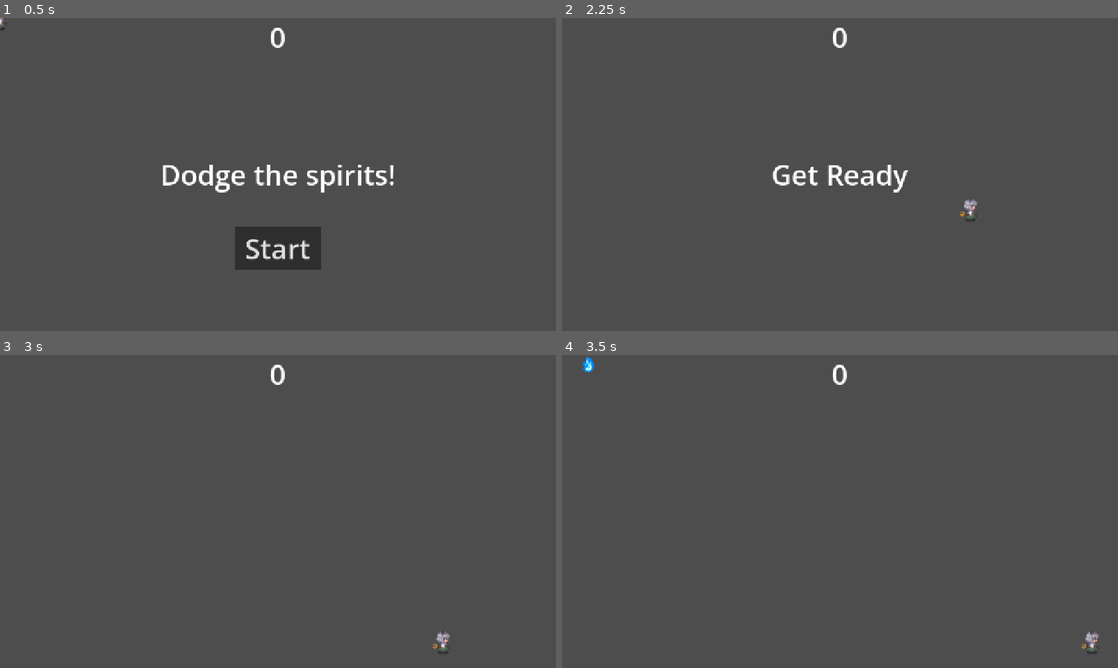
Above: before the commit, frames 1-4 (two rows, left to right).
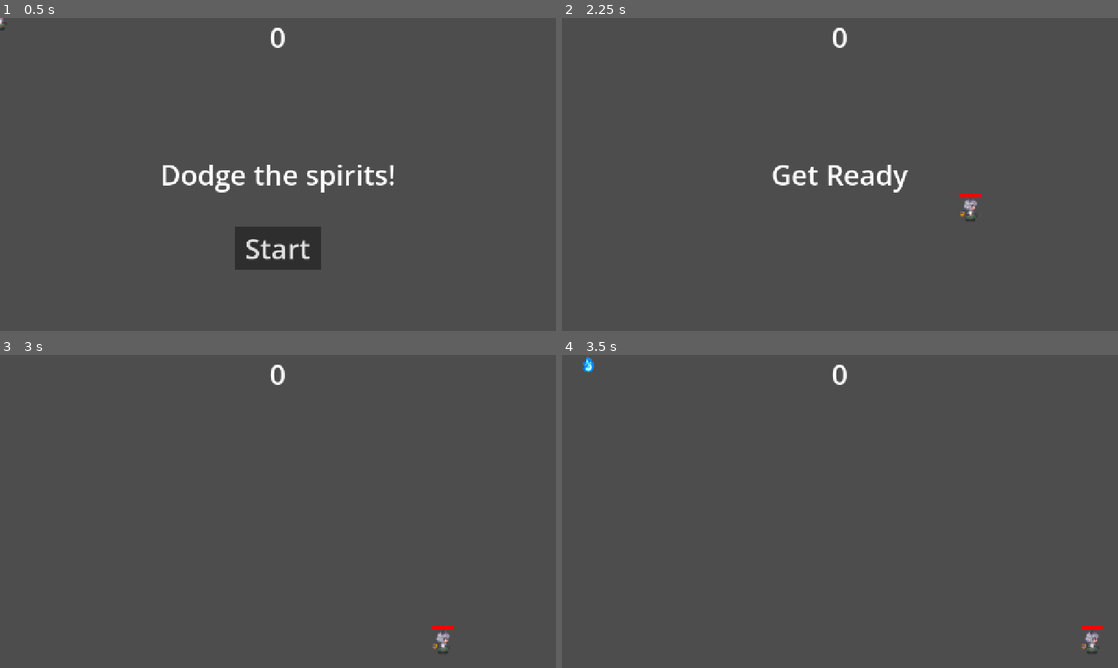
Above: after the commit, the same moments.

Repository: MyNameIsNotClyde/The-Last-Rat
Game: Godot game, scene res://main.tscn
The game is run twice, just before and just after one commit, with the same random seed, the same clock (stepped at 60 frames per second) and the same inputs.
Inputs:
- Up to frame 1 (0.5 s): no input
- Up to frame 2 (2.25 s): click "Start" at 0.5 s; tap Enter at 1.25 s; hold Right (move_right) 1.28-2.03 s; hold Down (move_down) from 2.03 s (still down)
- Up to frame 3 (3 s): release Down (move_down) at 2.78 s; hold Right (move_right) from 2.78 s (still down)
- Up to frame 4 (3.5 s): keep holding Right (move_right)

Frame 1 is identical in both runs. In frame 2, less than 0.1% of the frame differs, in the area x 71-76%, y 56-58%; in frame 3, less than 0.1%; in frame 4, less than 0.1%.

Commit message:
feat: added health bar

Diff:
--- a/player.gd
+++ b/player.gd
@@ -2,15 +2,15 @@
 
 signal hit
 @export var speed = 400
+var health
+@export var max_health = 100
 var screen_size
 var is_dead: bool
 
-# Called when the node enters the scene tree for the first time.
 func _ready() -> void:
 	screen_size = get_viewport_rect().size
 	#hide()
 
-# Called every frame. 'delta' is the elapsed time since the previous frame.
 func _process(delta: float) -> void:
 	if is_dead: return
 	var vel = Vector2.ZERO
@@ -27,22 +27,27 @@
 		vel = vel.normalized() * speed
 		position += vel * delta
 		position = position.clamp(Vector2.ZERO, screen_size)
-		$AnimatedSprite2D.play()
+		$Sprites.play()
 	else:
-		$AnimatedSprite2D.stop()
+		$Sprites.stop()
 	if vel.x < 0:
-		$AnimatedSprite2D.flip_h = true
+		$Sprites.flip_h = true
 	elif vel.x > 0:
-		$AnimatedSprite2D.flip_h = false
+		$Sprites.flip_h = false
 
-func _on_body_entered(body: Node2D) -> void:
+func _on_body_entered(_body: Node2D) -> void:
+	health -= 25
+	$HealthBar.value = health * 100 / max_health
+	if health > 0: return
 	is_dead = true
 	hide()
 	hit.emit()
-	$CollisionShape2D.set_deferred("disabled", true)
+	$Hitbox.set_deferred("disabled", true)
 
 func start(pos: Vector2):
 	position = pos
 	is_dead = false
+	health = 100
+	$HealthBar.value = 100
 	show()
-	$CollisionShape2D.disabled = false
+	$Hitbox.disabled = false
--- a/player.tscn
+++ b/player.tscn
@@ -28,16 +28,35 @@
 [sub_resource type="CapsuleShape2D" id="CapsuleShape2D_op7ga"]
 height = 40.0
 
+[sub_resource type="StyleBoxLine" id="StyleBoxLine_onrkg"]
+thickness = 6
+
+[sub_resource type="StyleBoxLine" id="StyleBoxLine_i3pqv"]
+color = Color(1, 0, 0, 1)
+thickness = 6
+
 [node name="Player" type="Area2D" unique_id=1780261001]
 script = ExtResource("1_b26j0")
 metadata/_edit_group_ = true
 
-[node name="AnimatedSprite2D" type="AnimatedSprite2D" parent="." unique_id=1492447241]
+[node name="Sprites" type="AnimatedSprite2D" parent="." unique_id=1492447241]
 scale = Vector2(2, 2)
 sprite_frames = SubResource("SpriteFrames_u1c27")
 animation = &"walk"
 
-[node name="CollisionShape2D" type="CollisionShape2D" parent="." unique_id=906332483]
+[node name="Hitbox" type="CollisionShape2D" parent="." unique_id=906332483]
 shape = SubResource("CapsuleShape2D_op7ga")
 
+[node name="HealthBar" type="ProgressBar" parent="." unique_id=753810942]
+offset_left = -24.0
+offset_top = -36.0
+offset_right = 24.0
+offset_bottom = -30.0
+grow_horizontal = 2
+theme_override_styles/background = SubResource("StyleBoxLine_onrkg")
+theme_override_styles/fill = SubResource("StyleBoxLine_i3pqv")
+value = 100.0
+show_percentage = false
+metadata/_edit_use_anchors_ = true
+
 [connection signal="body_entered" from="." to="." method="_on_body_entered"]
